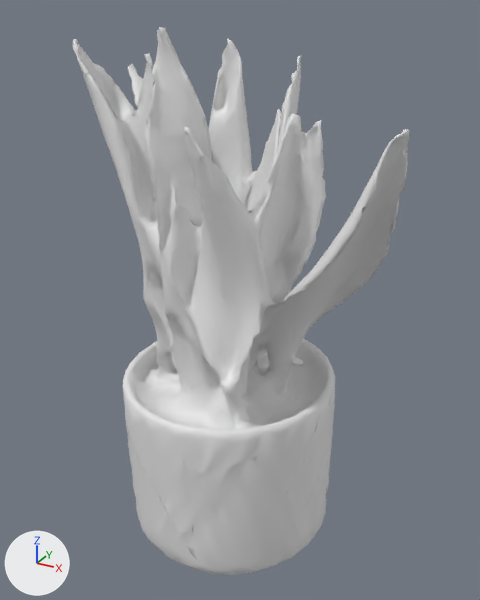
Two versions of the glTF model lab_viewer/assets/models/plant_snake.glb, one commit apart.
Both versions are drawn from a 50 mm camera at (0.454, -0.835, 0.872) aimed at (-0.009, 0.008, 0.45). Lighting does not change. The marker at lower left points along +X, +Y and +Z. The older version comes first.
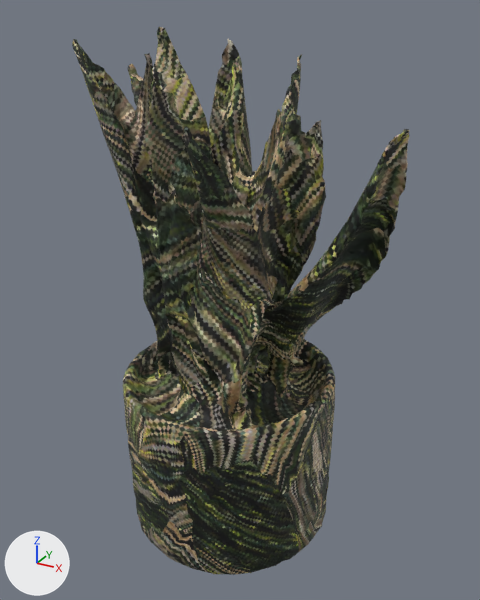
The change, as a list of edits to the scene's bpy script:
```text
Add img_3e2ff8b8c9204bd3ae1600e9cdd9ba05_baked_mesh_norm0:
    img_3e2ff8b8c9204bd3ae1600e9cdd9ba05_baked_mesh_norm0 = load_image('3e2ff8b8c9204bd3ae1600e9cdd9ba05_baked_mesh_norm0', '_unpacked/3e2ff8b8c9204bd3ae1600e9cdd9ba05_baked_mesh_norm0', 1024, 1024, 'Non-Color')
Add img_bb549eadc7954428b3edbc754eabf1ef_baked_mesh_tex0:
    img_bb549eadc7954428b3edbc754eabf1ef_baked_mesh_tex0 = load_image('bb549eadc7954428b3edbc754eabf1ef_baked_mesh_tex0', '_unpacked/bb549eadc7954428b3edbc754eabf1ef_baked_mesh_tex0', 1024, 1024, 'sRGB')
Add mat_mat_snake_plant:
    mat_mat_snake_plant = bpy.data.materials.new('Mat_Snake_Plant')
    # uses the picture img_3e2ff8b8c9204bd3ae1600e9cdd9ba05_baked_mesh_norm0
    # uses the picture img_bb549eadc7954428b3edbc754eabf1ef_baked_mesh_tex0
Change me_mesh:
    where me_mesh.from_pydata(...)  # 6954 vertices, 12000 faces; spans x -0.26..0.26, y -0.179..0.179, z 0.0..0.85
    add me_mesh.materials.append(mat_mat_snake_plant)
```

What differs and where, as boxes (x1, y1, x2, y2) in the pictures (480 x 600 px):
'Mesh', recoloured (darker)
    both: (72, 27, 409, 575)
